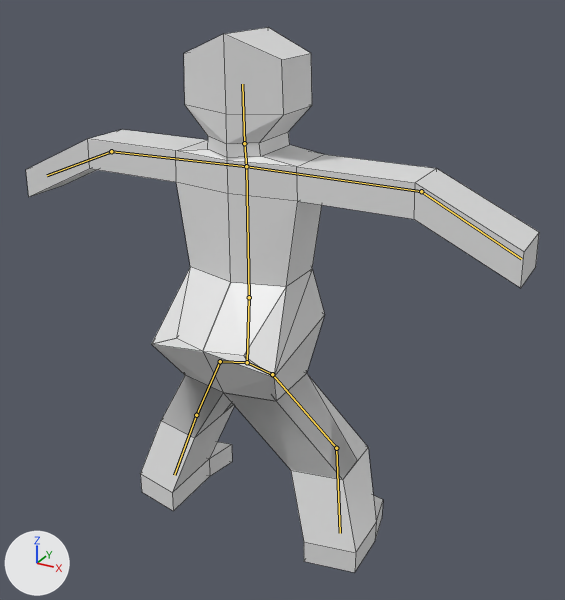
An edit to the Blender file Data/Blender/character.blend, drawn before and after from the same camera.
Rendered twice from a 50 mm lens placed at (7.0, -11.08, 5.64), pointed at (1.01, -0.2, 0.2). The axes (+X, +Y, +Z) are drawn at lower left. The lights are the same throughout. The bones that bend it are drawn over the model as lines. Mesh edges are drawn as thin lines.
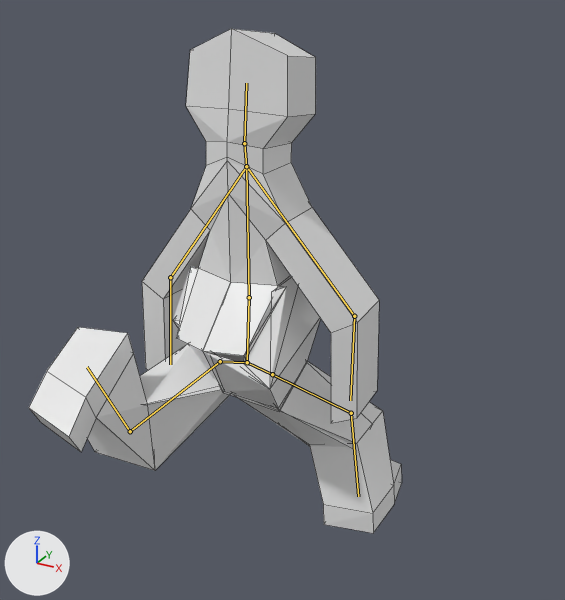
The newer file adds an action. The first version stands in its rest pose; the second is drawn at frame 6 of the action 'ArmatureAction'.

Changed parts and their boxes (x1, y1, x2, y2) in the pictures (565 x 600 px):
'Cube', posed (27% narrower, 8% shorter)
    before: (26, 27, 539, 572)
    after: (29, 29, 402, 533)
bone 'Bone.001', root to tip
    before: (246, 166) to (111, 151)
    after: (246, 166) to (170, 277)
bone 'Bone.002', root to tip
    before: (111, 151) to (47, 175)
    after: (170, 277) to (170, 364)
bone 'Bone.003', root to tip
    before: (246, 166) to (421, 191)
    after: (246, 166) to (354, 316)
bone 'Bone.004', root to tip
    before: (421, 191) to (521, 259)
    after: (354, 316) to (350, 400)
bone 'Bone.006', root to tip
    before: (244, 143) to (242, 84)
    after: (244, 143) to (246, 83)
bone 'Bone.012', root to tip
    before: (272, 374) to (336, 448)
    after: (272, 374) to (351, 413)
bone 'Bone.013', root to tip
    before: (336, 448) to (340, 533)
    after: (351, 413) to (358, 496)
bone 'Bone.010', root to tip
    before: (220, 361) to (196, 415)
    after: (220, 361) to (130, 431)
bone 'Bone.011', root to tip
    before: (196, 415) to (174, 475)
    after: (130, 431) to (87, 367)

Diff of the bpy script that builds the scene:
```diff
--- a/Data/Blender/character.blend.py
+++ b/Data/Blender/character.blend.py
@@ bone_bone_001 @@
 bone_bone_001 = bpy.data.objects['Armature'].pose.bones['Bone.001']  # child of 'Bone'
-bone_bone_001.rotation_quaternion = (1.0, 0.0, 0.0, 0.0)  # degrees (0, 0, 0)
+bone_bone_001.rotation_quaternion = (0.898, 0.023, -0.002, 0.44)  # degrees (2, -1, 52)
@@ bone_bone_002 @@
 bone_bone_002 = bpy.data.objects['Armature'].pose.bones['Bone.002']  # child of 'Bone.001'
-bone_bone_002.rotation_quaternion = (1.0, 0.0, 0.0, 0.0)  # degrees (0, 0, 0)
+bone_bone_002.rotation_quaternion = (0.994, 0.024, 0.01, 0.104)  # degrees (3, 1, 12)
@@ bone_bone_003 @@
 bone_bone_003 = bpy.data.objects['Armature'].pose.bones['Bone.003']  # child of 'Bone'
-bone_bone_003.rotation_quaternion = (1.0, 0.0, 0.0, 0.0)  # degrees (0, 0, 0)
+bone_bone_003.rotation_quaternion = (0.915, -0.067, -0.005, -0.397)  # degrees (-7, -4, -47)
@@ bone_bone_004 @@
 bone_bone_004 = bpy.data.objects['Armature'].pose.bones['Bone.004']  # child of 'Bone.003'
-bone_bone_004.rotation_quaternion = (1.0, 0.0, 0.0, 0.0)  # degrees (0, 0, 0)
+bone_bone_004.rotation_quaternion = (0.988, -0.06, 0.001, -0.143)  # degrees (-7, -1, -16)
@@ bone_bone_006 @@
 bone_bone_006 = bpy.data.objects['Armature'].pose.bones['Bone.006']  # child of 'Bone.005'
-bone_bone_006.rotation_quaternion = (1.0, 0.0, 0.0, 0.0)  # degrees (0, 0, 0)
+bone_bone_006.rotation_quaternion = (0.998, -0.061, -0.002, -0.002)  # degrees (-7, 0, 0)
@@ bone_bone_012 @@
 bone_bone_012 = bpy.data.objects['Armature'].pose.bones['Bone.012']  # child of 'Bone.008'
-bone_bone_012.rotation_quaternion = (1.0, 0.0, 0.0, 0.0)  # degrees (0, 0, 0)
+bone_bone_012.rotation_quaternion = (0.974, 0.191, 0.119, 0.026)  # degrees (23, 13, 6)
@@ bone_bone_013 @@
 bone_bone_013 = bpy.data.objects['Armature'].pose.bones['Bone.013']  # child of 'Bone.012'
-bone_bone_013.rotation_quaternion = (1.0, 0.0, 0.0, 0.0)  # degrees (0, 0, 0)
+bone_bone_013.rotation_quaternion = (0.976, -0.208, -0.021, -0.064)  # degrees (-24, -4, -7)
@@ bone_bone_010 @@
 bone_bone_010 = bpy.data.objects['Armature'].pose.bones['Bone.010']  # child of 'Bone.009'
-bone_bone_010.rotation_quaternion = (1.0, 0.0, 0.0, 0.0)  # degrees (0, 0, 0)
+bone_bone_010.rotation_quaternion = (0.777, -0.56, 0.281, -0.066)  # degrees (-77, 21, -27)
@@ bone_bone_011 @@
 bone_bone_011 = bpy.data.objects['Armature'].pose.bones['Bone.011']  # child of 'Bone.010'
-bone_bone_011.rotation_quaternion = (1.0, 0.0, 0.0, 0.0)  # degrees (0, 0, 0)
+bone_bone_011.rotation_quaternion = (0.803, -0.578, 0.145, 0.0)  # degrees (-73, 13, -10)
```
